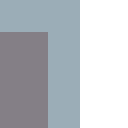
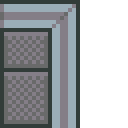
Layers edited between the first and the second 128×128 image:
painted on "Cubicle" over box(0, 0, 80, 128)
